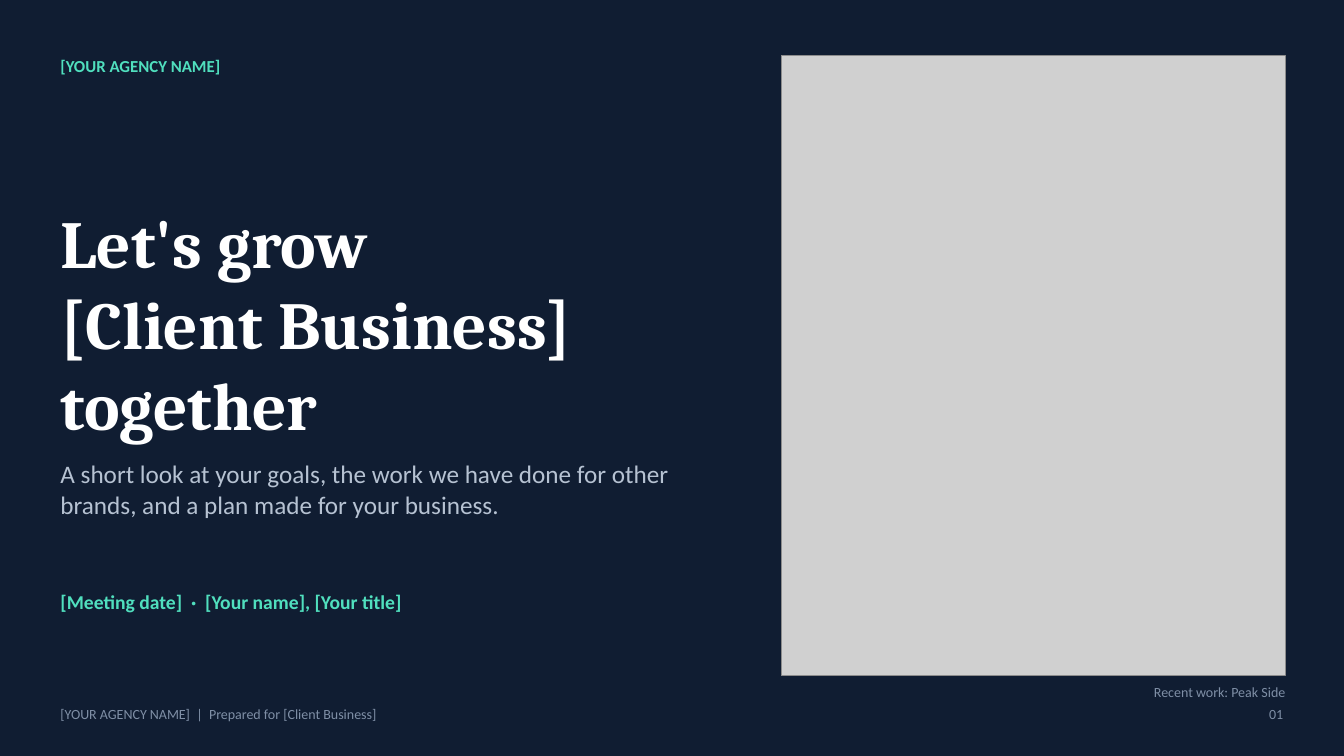
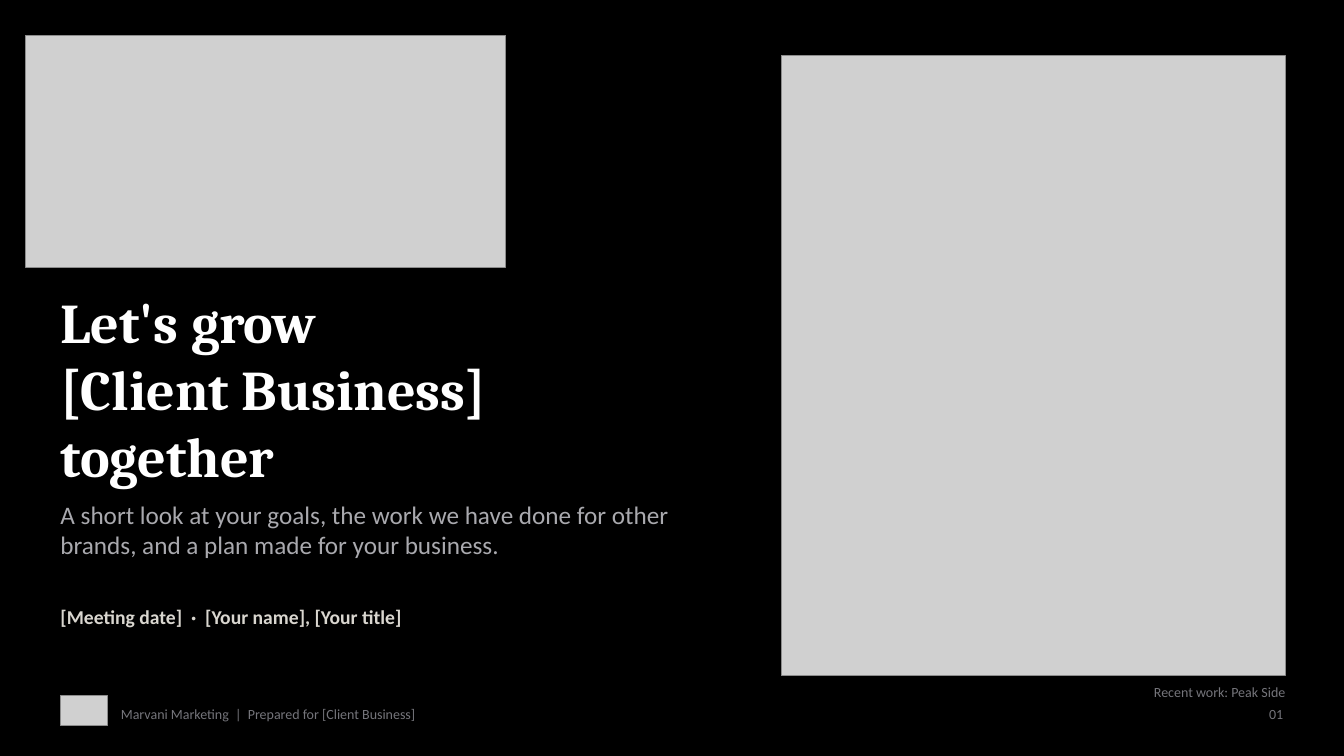
Before and after one commit to marvani043-max/Victor-, a slide deck: slide 1 of pitch-deck/Agency-Pitch-Deck.pptx. Drawn at 1344x756 pixels with LibreOffice and Linux fonts; fonts in the diff are those of the drawing; grey boxes stand for pictures. Boxes give left, top, right and bottom in pixels: in the first picture for what was removed or moved away, otherwise in the second. Text is boxed around its words. In the diff, an @@ line names an element or a change of style, - is before the commit and + after.

```diff
--- a/pitch-deck/Agency-Pitch-Deck.pptx
+++ b/pitch-deck/Agency-Pitch-Deck.pptx
@@ background #101D32 to #000000 @@
@@ picture added at box(25, 35, 506, 267) @@
@@ text removed at box(60, 59, 221, 75) @@
-[YOUR AGENCY NAME]
@@ text "Let's grow": place and size @@
-text "Let's grow" at box(60, 221, 571, 444)
+text "Let's grow" at box(60, 303, 486, 490)
@@ text at box(60, 303, 316, 355): size 48 to 40 pt in "Let's grow" @@
@@ text at box(60, 368, 486, 490): text changed; size 48 to 40 pt @@
-[Client Business] together
+[Client Business]
+together
@@ text "A short look at your ...": place and size @@
-text "A short look at your ..." at box(60, 465, 668, 518)
+text "A short look at your ..." at box(60, 506, 668, 558)
@@ text "A short look at your ..." at box(60, 506, 668, 558): text colour #B6C2D2 to #A9A9AE @@
@@ text "[Meeting date] · [Your name], ...": place and size @@
-text "[Meeting date] · [Your name], ..." at box(60, 594, 401, 613)
+text "[Meeting date] · [Your name], ..." at box(60, 609, 401, 628)
@@ text "[Meeting date] · [Your name], ..." at box(60, 609, 401, 628): text colour #50DFBE to #D9D6CF @@
@@ text "Recent work: Peak Side" at box(1154, 687, 1285, 697): text colour #7F8FA6 to #75757B @@
@@ picture added at box(60, 696, 108, 726) @@
@@ text at box(121, 709, 415, 722): text changed; text colour #7F8FA6 to #75757B @@
-[YOUR AGENCY NAME] | Prepared for [Client Business]
+Marvani Marketing | Prepared for [Client Business]
@@ text "01" at box(1269, 710, 1283, 719): text colour #7F8FA6 to #75757B @@
```
Also in this commit, not shown: 11 other slides changed, 2 other files.
